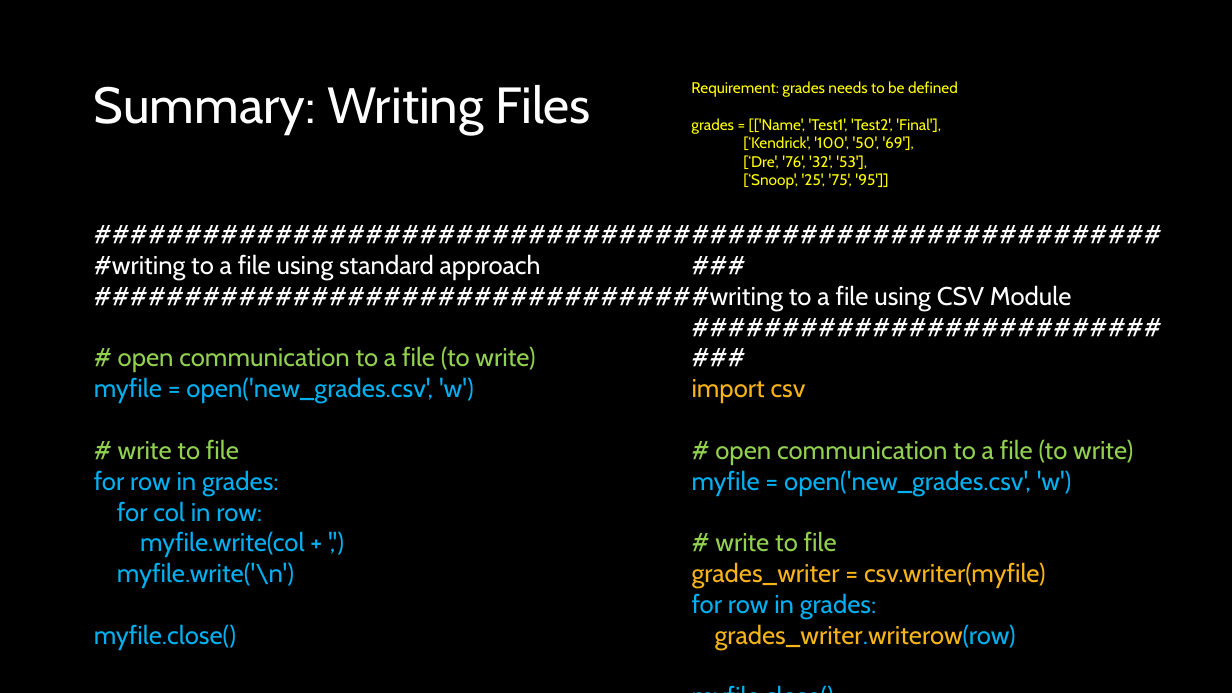
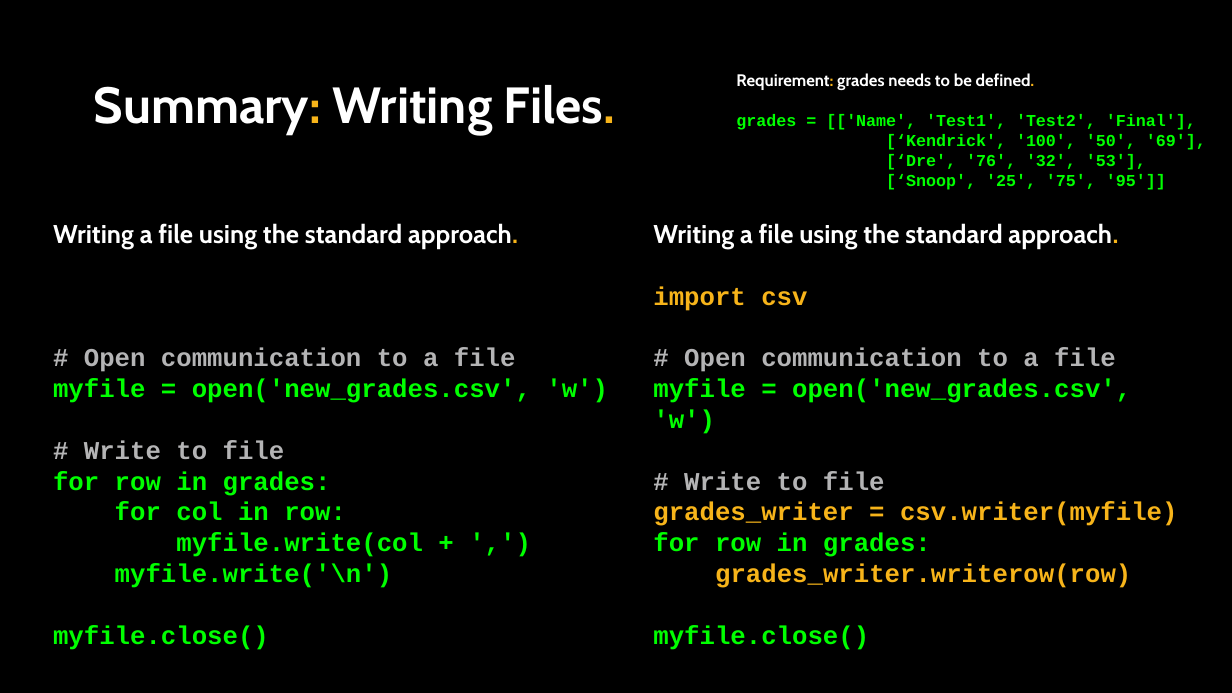
Before and after one commit to APS106/APS106-winter-2026-goodfellow-sutton, a slide deck: slide 21 of lectures/week11/lecture2/slides/week11_lecture2.pptx (slide 24 before the commit). Drawn at 1232x693 pixels with LibreOffice and Linux fonts; fonts in the diff are those of the drawing; background and template pictures are left out. Boxes give left, top, right and bottom in pixels: in the first picture for what was removed or moved away, otherwise in the second. Text is boxed around its words. In the diff, an @@ line names an element or a change of style, - is before the commit and + after.

```diff
--- a/lectures/week11/lecture2/slides/week11_lecture2.pptx
+++ b/lectures/week11/lecture2/slides/week11_lecture2.pptx
@@ title at [94, 85, 615, 134]: text changed; bold on @@
-Summary: Writing Files
+Summary: Writing Files.
@@ text "Requirement: grades needs to be ...": place and size @@
-text "Requirement: grades needs to be ..." at [691, 81, 958, 189]
+text "Requirement: grades needs to be ..." at [736, 73, 1206, 190]
@@ text at [736, 73, 1035, 90]: text changed; size 12 to 13 pt; text colour #FFFF00 to #FFFFFF; bold on @@
-Requirement: grades needs to be defined
+Requirement: grades needs to be defined.
@@ text at [736, 114, 1206, 190]: size 12 to 13 pt, font Cabin to Courier New, text colour #FFFF00 to #00FF00, bold on in "grades = [['Name', 'Test1', 'Test2', 'Final'],", "[‘Kendrick', '100', '50', '69'],", "[‘Dre', '76', '32', '53'],", "[‘Snoop', '25', '75', '95']]" @@
@@ text "Writing a file using the ...": place and size @@
-text "Writing a file using the ..." at [94, 254, 541, 649]
+text "Writing a file using the ..." at [53, 223, 608, 650]
@@ text at [53, 223, 518, 372]: text changed; bold on @@
-#################################
-#writing to a file using standard approach
-#################################
-# open communication to a file (to write)
+Writing a file using the standard approach.
+# Open communication to a file
@@ text "Writing a file using the ...": place and size @@
-text "Writing a file using the ..." at [692, 285, 1133, 649]
+text "Writing a file using the ..." at [653, 223, 1178, 650]
@@ text at [653, 223, 1118, 249]: text changed; bold on @@
-#############################
-#writing to a file using CSV Module
-#############################
+Writing a file using the standard approach.
@@ text at [653, 286, 1178, 650]: font Cabin to Courier New, bold on in "import csv", "grades_writer = csv.writer(myfile)", "for row in grades:", "grades_writer.writerow(row)" and 1 more places; text colour #00B0F0 to #00FF00 in "for row in grades:", "myfile.close()"; text colour #00B0F0 to #F7B41A in "grades_writer.writerow(row)" @@
@@ text at [653, 348, 1131, 491]: text changed; font Cabin to Courier New; text colour #92D050 to #B4B4B5; bold on @@
-# open communication to a file (to write)
-myfile = open('new_grades.csv', 'w')
-# write to file
+# Open communication to a file myfile = open('new_grades.csv', 'w')
+# Write to file
@@ text at [53, 378, 608, 650]: font Cabin to Courier New, text colour #00B0F0 to #00FF00, bold on in "myfile = open('new_grades.csv', 'w')", "for row in grades:", "for col in row:", "myfile.write(col + ',')" and 2 more places @@
@@ text at [84, 440, 285, 460]: text changed; font Cabin to Courier New; text colour #92D050 to #B4B4B5; bold on @@
-# write to file
+# Write to file
```
Also in this commit, not shown: 23 other slides changed, 2 slides added, 5 slides removed, 17 other files.
